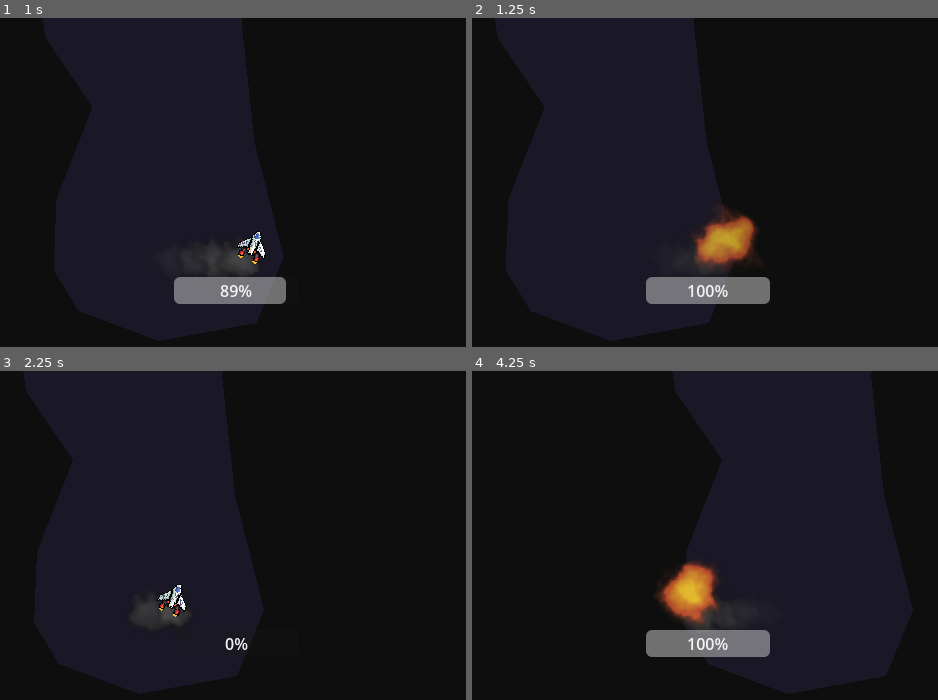
Above: before the commit, frames 1-4 (two rows, left to right).
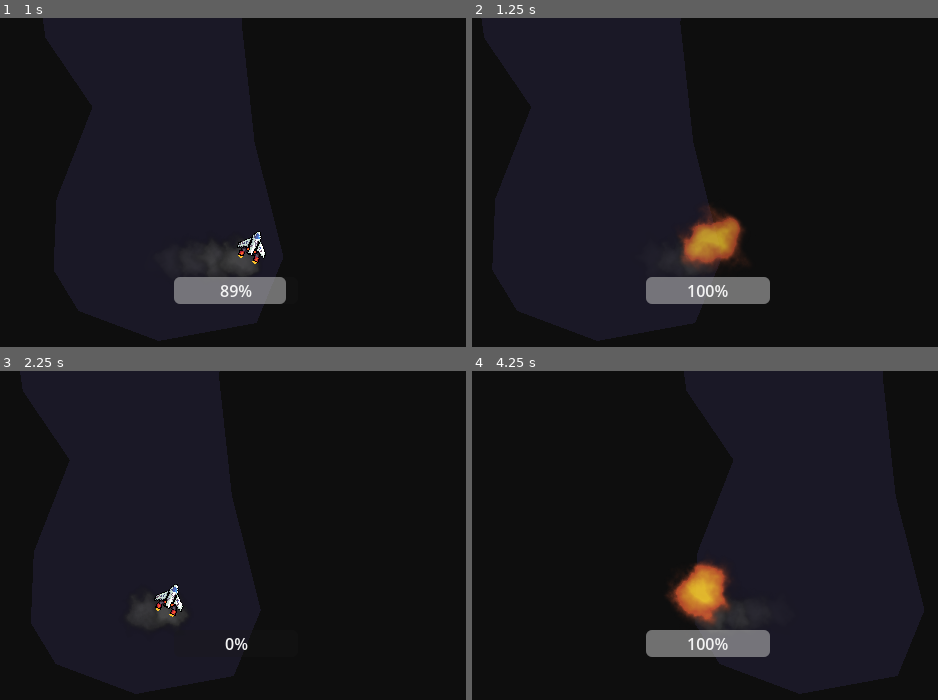
Above: after the commit, the same moments.

Repository: itsMapleLeaf/ldjam54
Game: Godot game, scene res://game.tscn
Two runs of this game, one before a commit and one after it. Both use one fixed random seed, a clock stepped at 60 frames per second and the inputs below.
Inputs:
- Up to frame 1 (1 s): tap Enter at 0.5 s; hold D (strafe_right) from 0.53 s (still down); hold Space (boost) from 0.53 s (still down)
- Up to frame 2 (1.25 s): keep holding D (strafe_right); keep holding Space (boost)
- Up to frame 3 (2.25 s): release D (strafe_right) at 1.28 s; release Space (boost) at 1.28 s; hold A (strafe_left) 1.28-2.03 s; tap Space (boost) at 1.35, 2 s; hold D (strafe_right) from 2.03 s (still down); hold Space (boost) from 2.03 s (still down)
- Up to frame 4 (4.25 s): release Space (boost) at 2.78 s; tap Space (boost) at 2.85 s; tap Enter at 3.5 s; release D (strafe_right) at 3.53 s; hold A (strafe_left) from 3.53 s (still down); hold Space (boost) from 3.53 s (still down)

Frame 1 is identical in both runs. In frame 2, 1.7% of the frame differs, in the area x 44-62%, y 55-78%; in frame 3, 0.4%; in frame 4, 2.0%, in the area x 39-56%, y 57-79%.

Commit message:
fix potential physics crash

Diff:
--- a/player.gd
+++ b/player.gd
@@ -80,12 +80,12 @@
 		explosion.global_position = global_position
 		get_parent().add_child(explosion)
 
-		process_mode = Node.PROCESS_MODE_DISABLED
+		set_process.call_deferred(false)
 		visible = false
 
 		await get_tree().create_timer(1).timeout
 
-		process_mode = Node.PROCESS_MODE_INHERIT
+		set_process(true)
 		visible = true
 
 		camera.position = global_position
